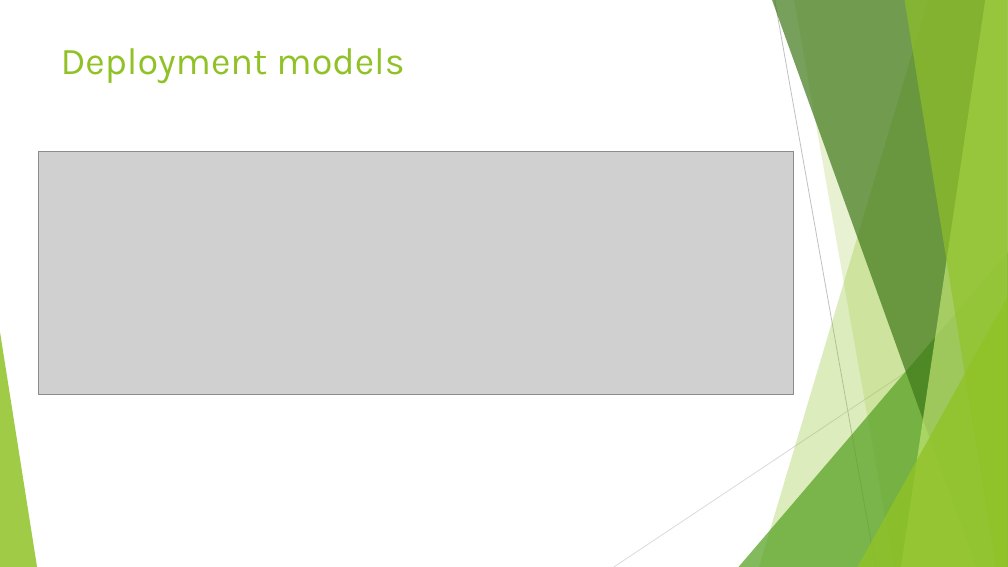
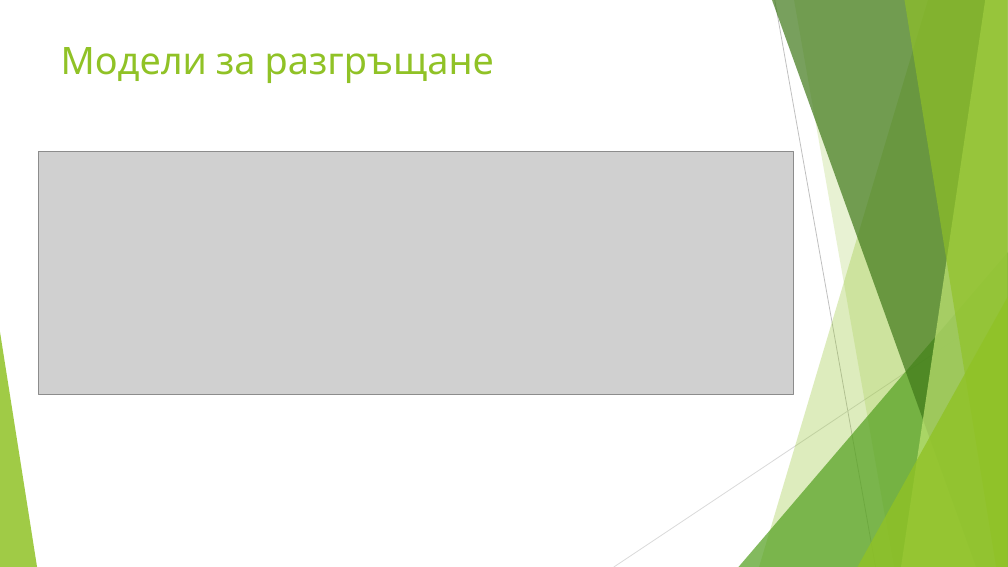
Before and after one commit to enchobelezirev/CloudComputing, a slide deck: slide 15 of CLOUD COMPUTING.pptx. Drawn at 1008x567 pixels with LibreOffice and Linux fonts; fonts in the diff are those of the drawing; grey boxes stand for pictures. Boxes give left, top, right and bottom in pixels: in the first picture for what was removed or moved away, otherwise in the second. Text is boxed around its words. In the diff, an @@ line names an element or a change of style, - is before the commit and + after.

```diff
--- a/CLOUD COMPUTING.pptx
+++ b/CLOUD COMPUTING.pptx
@@ text at <box>61,47,494,83</box>: text changed @@
-Deployment models
+Модели за разгръщане
```
Also in this commit, not shown: 9 other slides changed, 5 other files.
